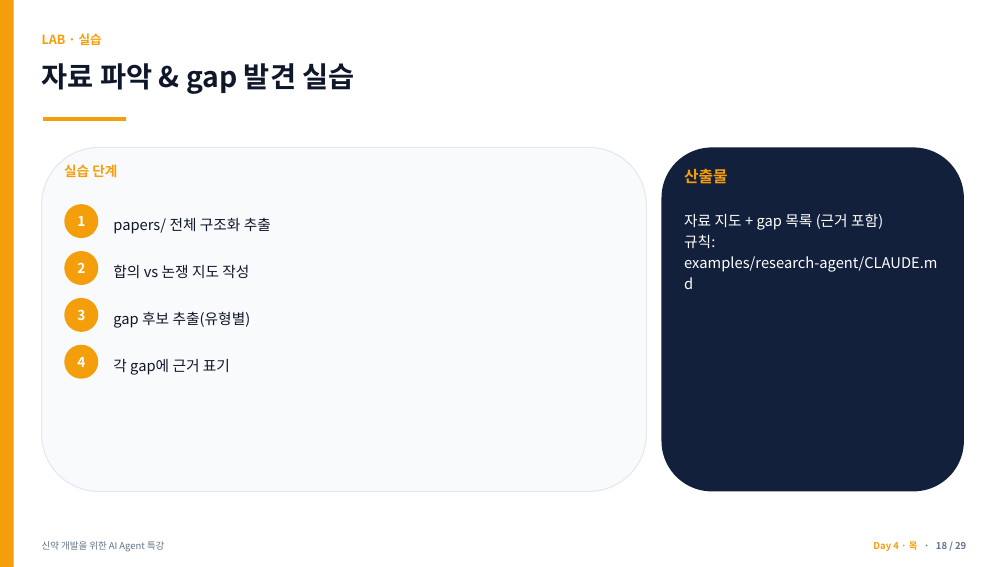
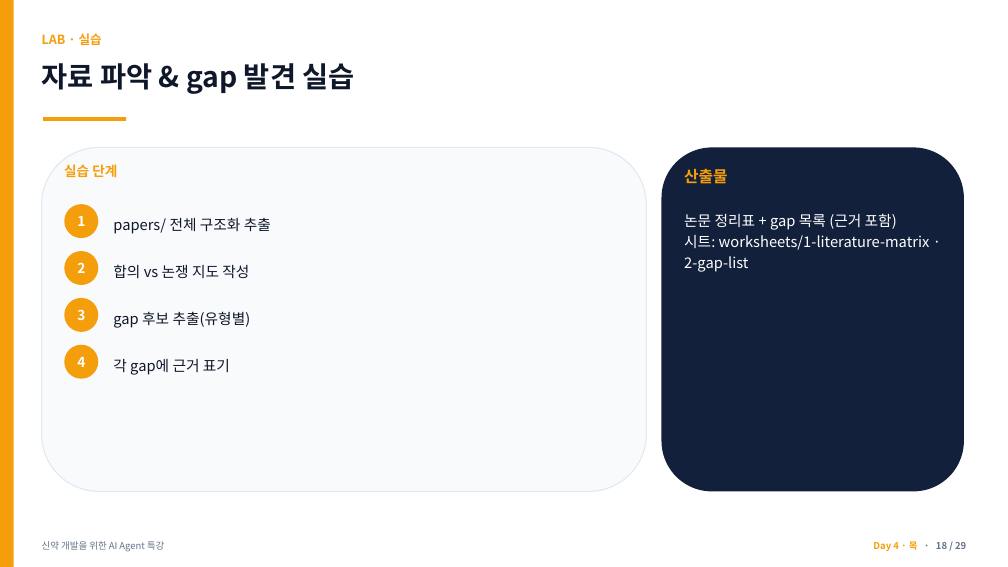
Before and after one commit to jyshin-22/wku-ai-agent-program, a slide deck: slide 18 of slides/day4.pptx. Drawn at 1008x567 pixels with LibreOffice and Linux fonts; fonts in the diff are those of the drawing. Boxes give left, top, right and bottom in pixels: in the first picture for what was removed or moved away, otherwise in the second. Text is boxed around its words. In the diff, an @@ line names an element or a change of style, - is before the commit and + after.

```diff
--- a/slides/day4.pptx
+++ b/slides/day4.pptx
@@ text at bbox=[684, 213, 930, 272]: text changed @@
-자료 지도 + gap 목록 (근거 포함)
-규칙: examples/research-agent/CLAUDE.md
+논문 정리표 + gap 목록 (근거 포함)
+시트: worksheets/1-literature-matrix · 2-gap-list
```
Also in this commit, not shown: 1 other slide changed, 10 other files.
